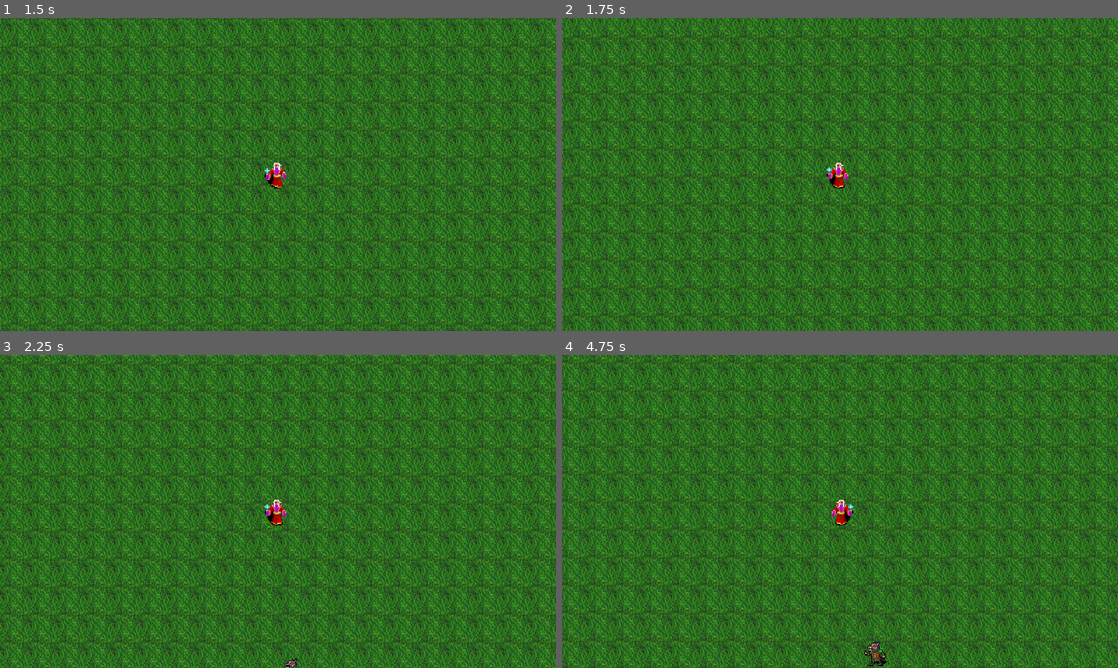
Above: before the commit, frames 1-4 (two rows, left to right).
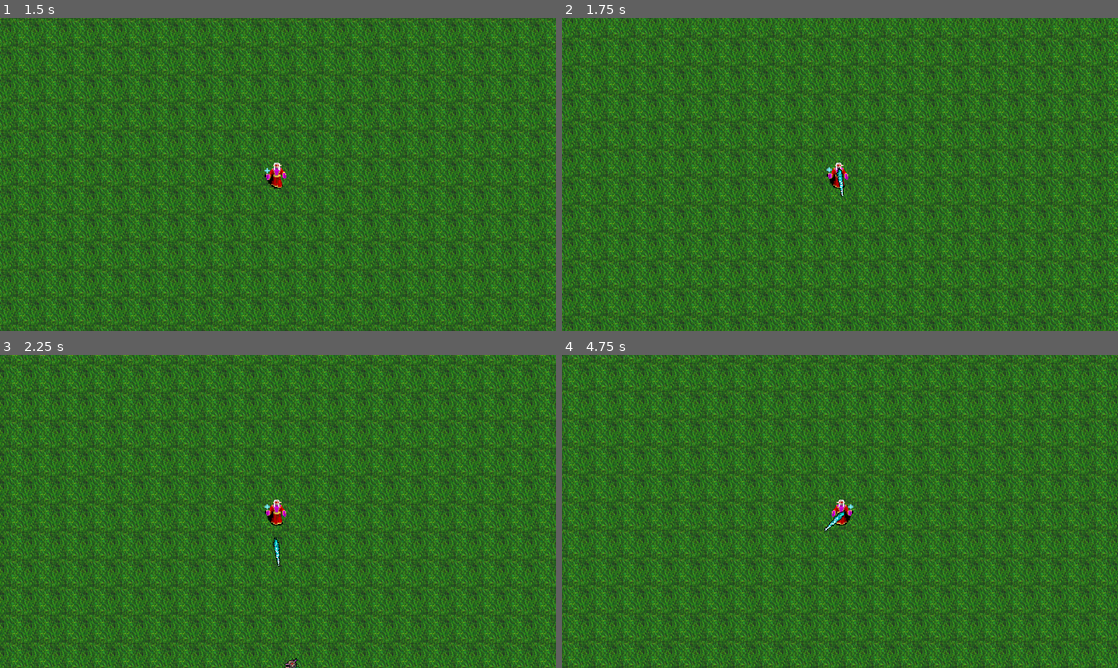
Above: after the commit, the same moments.

Repository: lspedalieri/survivor_clone_tutorial_enchanced
Game: Godot game, scene res://world/world.tscn
The game is run twice, just before and just after one commit, with the same random seed, the same clock (stepped at 60 frames per second) and the same inputs.
Inputs:
- Up to frame 1 (1.5 s): tap Enter at 0.5 s; hold D (right) 0.53-1.28 s; hold Down (down) from 1.28 s (still down)
- Up to frame 2 (1.75 s): keep holding Down (down)
- Up to frame 3 (2.25 s): release Down (down) at 2.03 s; hold D (right) from 2.03 s (still down)
- Up to frame 4 (4.75 s): release D (right) at 2.78 s; hold W (up) 2.78-3.53 s; hold A (left) from 3.53 s (still down)

Frame 1 is identical in both runs. In frame 2, less than 0.1% of the frame differs, in the area x 49-51%, y 47-58%; in frame 3, less than 0.1%; in frame 4, 0.3%, in the area x 47-59%, y 49-100%.

Commit message:
auto attack random enemies 1

Diff:
--- a/enemy/enemy.tscn
+++ b/enemy/enemy.tscn
@@ -54,6 +54,8 @@
 size = Vector2(10, 18)
 
 [node name="enemy_kobold_weak" type="CharacterBody2D"]
+collision_layer = 5
+collision_mask = 5
 motion_mode = 1
 script = ExtResource("1_pvtws")
 
@@ -87,5 +89,7 @@
 position = Vector2(0, 2)
 shape = SubResource("RectangleShape2D_b24al")
 
+[connection signal="hurt" from="HurtBox" to="." method="_on_hurt_box_hurt"]
+
 [editable path="HurtBox"]
 [editable path="HitBox"]
--- /dev/null
+++ b/player/attack/ice_spear.gd
@@ -0,0 +1,37 @@
+extends Area2D
+
+var level = 1
+var hp = 1
+var speed = 100
+var damage = 5
+var knock_amount = 100
+var attack_size = 1.0
+
+var target = Vector2.ZERO
+var angle = Vector2.ZERO
+
+@onready var player = get_tree().get_first_node_in_group("player")
+
+func _ready():
+	angle = global_position.direction_to(target)
+	rotation = angle.angle() + deg_to_rad(135)
+	match level:
+		1:
+			hp = 1
+			speed = 100
+			damage = 5
+			knock_amount = 1.0
+			attack_size = 1.0
+
+func _physics_process(delta):
+	position += angle * speed * delta
+
+func enemy_hit(charge = 1):
+	hp -= charge
+	if hp <= 0:
+		queue_free()
+
+
+
+func _on_timer_timeout():
+	queue_free()
--- /dev/null
+++ b/player/attack/ice_spear.tscn
@@ -0,0 +1,30 @@
+[gd_scene load_steps=4 format=3 uid="uid://bm186ty7lbf85"]
+
+[ext_resource type="Script" path="res://player/attack/ice_spear.gd" id="1_h4ifo"]
+[ext_resource type="Texture2D" uid="uid://42bwkcxfaa6t" path="res://Textures/Items/Weapons/ice_spear.png" id="1_pf5nn"]
+
+[sub_resource type="RectangleShape2D" id="RectangleShape2D_1jf3j"]
+size = Vector2(33.9411, 8.48528)
+
+[node name="IceSpear" type="Area2D" groups=["attack"]]
+top_level = true
+collision_layer = 4
+collision_mask = 4
+script = ExtResource("1_h4ifo")
+
+[node name="Sprite2D" type="Sprite2D" parent="."]
+texture = ExtResource("1_pf5nn")
+
+[node name="CollisionShape2D" type="CollisionShape2D" parent="."]
+position = Vector2(0.5, -0.5)
+rotation = 0.785398
+scale = Vector2(1, 1)
+shape = SubResource("RectangleShape2D_1jf3j")
+
+[node name="Timer" type="Timer" parent="."]
+wait_time = 10.0
+one_shot = true
+
+[node name="snd_play" type="AudioStreamPlayer2D" parent="."]
+
+[connection signal="timeout" from="Timer" to="." method="_on_timer_timeout"]
--- a/player/player.gd
+++ b/player/player.gd
@@ -2,8 +2,30 @@
 
 var movement_speed = 40.0
 var hp = 80
+
+#attack
+var iceSpear = preload("res://player/attack/ice_spear.tscn")
+
+#AttackNodes
+@onready var iceSpearTimer = $Attack/IceSpearTimer
+@onready var iceSpearAttackTimer = $Attack/IceSpearTimer/IceSpearAttackTimer
+
+#IceSpear
+var icespear_ammo = 0
+var icespear_baseammo = 1
+var icespear_attackspeed = 1.5
+var icespear_level = 1
+
+#enemy related
+var enemy_close = []
+
+
 @onready var sprite = $Sprite2D
 @onready var walkTimer = get_node("%walkTimer")
+
+func _ready():
+	attack()
+
 
 func _physics_process(delta):
 	movement()
@@ -28,6 +50,45 @@
 	move_and_slide()
 
 
+func attack():
+	if icespear_level > 0:
+		iceSpearTimer.wait_time = icespear_attackspeed
+		if iceSpearTimer.is_stopped():
+			iceSpearTimer.start()
+
 func _on_hurt_box_hurt(damage):
 	hp -= damage
 	print(hp)
+
+
+func _on_ice_spear_timer_timeout():
+	icespear_ammo += icespear_baseammo
+	iceSpearAttackTimer.start()
+
+func _on_ice_spear_attack_timer_timeout():
+	if icespear_ammo > 0:
+		print(icespear_ammo)
+		var icespear_attack = iceSpear.instantiate()
+		icespear_attack.position = position
+		icespear_attack.target = get_random_target()
+		icespear_attack.level = icespear_level
+		add_child(icespear_attack)
+		icespear_ammo -= 1
+		if icespear_ammo > 0:
+			iceSpearAttackTimer.start()
+
+func get_random_target():
+	if enemy_close.size() > 0:
+		return enemy_close.pick_random().global_position
+	else:
+		return Vector2.UP
+
+
+func _on_enemy_detection_area_body_entered(body):
+	if not enemy_close.has(body):
+		enemy_close.append(body)
+
+
+func _on_enemy_detection_area_body_exited(body):
+	if enemy_close.has(body):
+		enemy_close.erase(body)
--- a/player/player.tscn
+++ b/player/player.tscn
@@ -10,6 +10,9 @@
 
 [sub_resource type="RectangleShape2D" id="RectangleShape2D_ta74u"]
 size = Vector2(12, 27)
+
+[sub_resource type="CircleShape2D" id="CircleShape2D_vihe7"]
+radius = 370.257
 
 [node name="Player" type="CharacterBody2D" groups=["player"]]
 motion_mode = 1
@@ -40,6 +43,26 @@
 position = Vector2(1, 1.5)
 shape = SubResource("RectangleShape2D_ta74u")
 
+[node name="Attack" type="Node2D" parent="."]
+
+[node name="IceSpearTimer" type="Timer" parent="Attack"]
+wait_time = 1.5
+
+[node name="IceSpearAttackTimer" type="Timer" parent="Attack/IceSpearTimer"]
+wait_time = 0.075
+
+[node name="EnemyDetectionArea" type="Area2D" parent="."]
+collision_layer = 4
+collision_mask = 4
+monitorable = false
+
+[node name="CollisionShape" type="CollisionShape2D" parent="EnemyDetectionArea"]
+shape = SubResource("CircleShape2D_vihe7")
+
 [connection signal="hurt" from="HurtBox" to="." method="_on_hurt_box_hurt"]
+[connection signal="timeout" from="Attack/IceSpearTimer" to="." method="_on_ice_spear_timer_timeout"]
+[connection signal="timeout" from="Attack/IceSpearTimer/IceSpearAttackTimer" to="." method="_on_ice_spear_attack_timer_timeout"]
+[connection signal="body_entered" from="EnemyDetectionArea" to="." method="_on_enemy_detection_area_body_entered"]
+[connection signal="body_exited" from="EnemyDetectionArea" to="." method="_on_enemy_detection_area_body_exited"]
 
 [editable path="HurtBox"]
--- a/utility/enemy_spawner.gd
+++ b/utility/enemy_spawner.gd
@@ -16,7 +16,7 @@
 				i.spawn_delay_counter +=1
 			else:
 				i.spawn_delay_counter = 0
-				var new_enemy = load(str(i.enemy.resource_path))
+				var new_enemy = i.enemy
 				var counter = 0
 				while counter < i.enemy_num:
 					var enemy_spawn = new_enemy.instantiate()
--- a/utility/hurt_box.gd
+++ b/utility/hurt_box.gd
@@ -22,6 +22,8 @@
 						area.tempDisable()
 			var damage = area.damage
 			emit_signal("hurt", damage)
+			if area.has_method("enemy_hit"):
+				area.enemy_hit(1)
 
 
 
--- a/world/world.tscn
+++ b/world/world.tscn
@@ -9,17 +9,9 @@
 [sub_resource type="Resource" id="Resource_av4wj"]
 script = ExtResource("5_uuttp")
 time_start = null
-time_end = 5
+time_end = 60
 enemy = ExtResource("4_7taqd")
 enemy_num = 1
-enemy_spawn_delay = null
-
-[sub_resource type="Resource" id="Resource_spcdu"]
-script = ExtResource("5_uuttp")
-time_start = 5
-time_end = 60
-enemy = ExtResource("4_7taqd")
-enemy_num = 10
 enemy_spawn_delay = null
 
 [node name="World" type="Node2D"]
@@ -35,4 +27,4 @@
 [node name="CharacterBody2D" parent="." instance=ExtResource("2_iaena")]
 
 [node name="EnemySpawner" parent="." instance=ExtResource("3_i8xi1")]
-spawns = [SubResource("Resource_av4wj"), SubResource("Resource_spcdu")]
+spawns = [SubResource("Resource_av4wj")]
Not shown: 1 places in player/player.tscn that only renumber resources
Not shown: 1 places in world/world.tscn that only renumber resources
